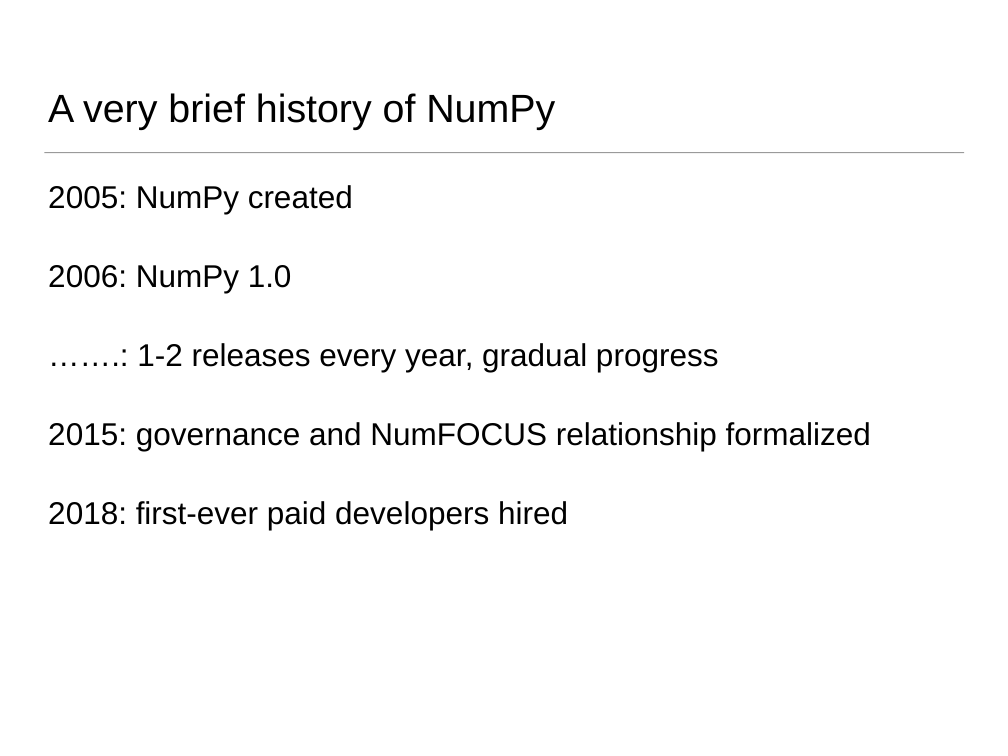
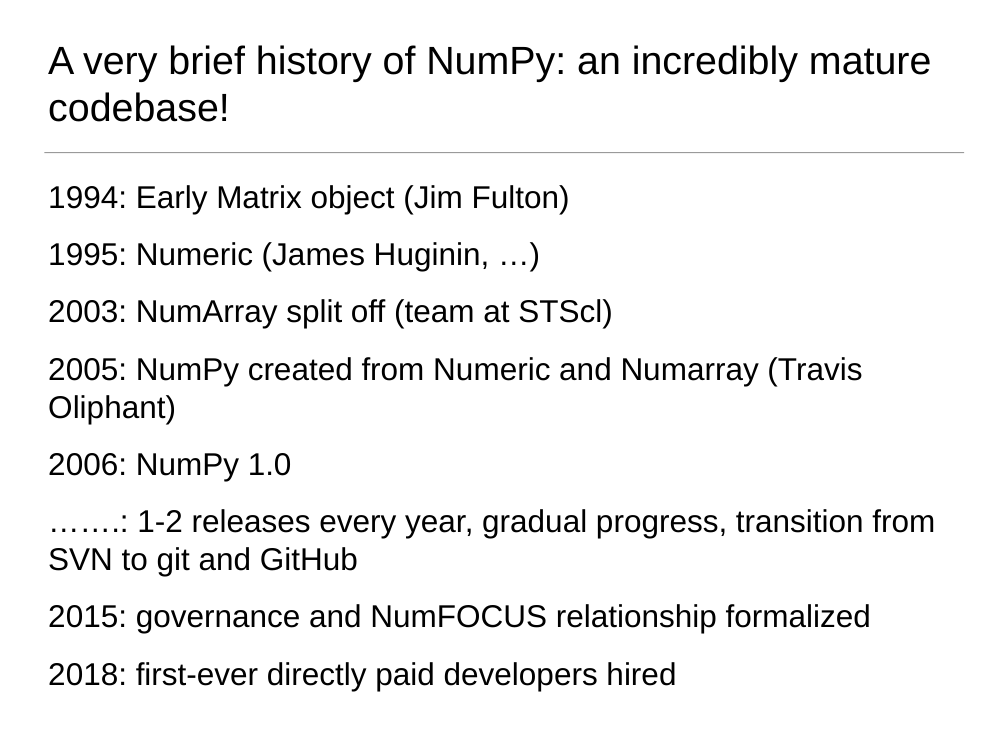
Before and after one commit to BIDS-numpy/docs, a slide deck: slide 2 of presentations/inside_numpy_talk_euroscipy2019.pptx. Drawn at 1008x756 pixels with LibreOffice and Linux fonts; fonts in the diff are those of the drawing. Boxes give left, top, right and bottom in pixels: in the first picture for what was removed or moved away, otherwise in the second. Text is boxed around its words. In the diff, an @@ line names an element or a change of style, - is before the commit and + after.

```diff
--- a/presentations/inside_numpy_talk_euroscipy2019.pptx
+++ b/presentations/inside_numpy_talk_euroscipy2019.pptx
@@ text at bbox=[48, 45, 931, 122]: text changed @@
-A very brief history of NumPy
+A very brief history of NumPy: an incredibly mature codebase!
@@ text at bbox=[48, 185, 862, 424]: text changed @@
-2005: NumPy created
+1994: Early Matrix object (Jim Fulton)
+1995: Numeric (James Huginin, …)
+2003: NumArray split off (team at STScl)
+2005: NumPy created from Numeric and Numarray (Travis Oliphant)
@@ text at bbox=[48, 453, 871, 633]: less space between paragraphs @@
@@ text at bbox=[48, 509, 935, 576]: text changed @@
-…….: 1-2 releases every year, gradual progress
+…….: 1-2 releases every year, gradual progress, transition from SVN to git and GitHub
@@ text at bbox=[48, 662, 676, 691]: text changed @@
-2018: first-ever paid developers hired
+2018: first-ever directly paid developers hired
```
Also in this commit, not shown: 5 other slides changed, 2 slides added, 1 slide removed, 1 other file.
